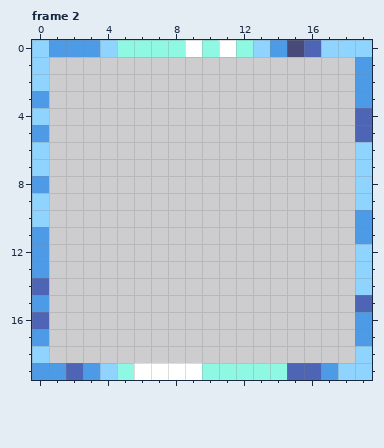
Pixel-art file -- games/Phaser-Snake-Game/public/assets/sprites/UI_InventorySelector.aseprite. The picture above is the old version.
20x20 pixels, 12 frames. Shown: frame 2. The commit also changed other frames, which this record leaves out.
The result:
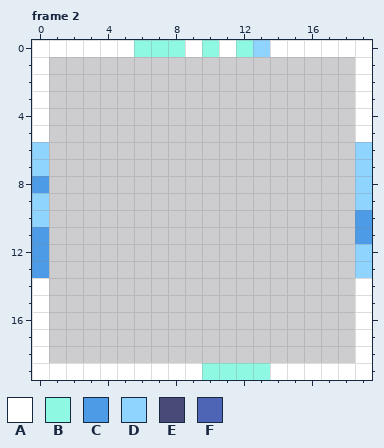
Palette (. is transparent): A #ffffff  B #8ff8e2  C #4d9be6  D #8fd3ff  E #484a77  F #4d65b4
Diff:
Frame 2:
Colour B becomes colour A in row 0 at x 5; in row 19 at x 5 and 14.
Colour C becomes colour A in row 0 at x 1 to 3 and 14; in rows 1 to 2 at x 19; in row 3 at x 0 and 19; in row 5 at x 0; in row 15 at x 0; in row 16 at x 19.
Colour C becomes colour A in row 17 at x 0 and 19; in row 19 at x 0 to 1, 3 and 17.
Colour D becomes colour A in row 0 at x 0, 4 and 17 to 19; in rows 1 to 2 at x 0; in row 4 at x 0; in row 14 at x 19; in row 18 at x 0 and 19; in row 19 at x 4 and 18 to 19.
Colour E becomes colour A in row 0 at x 15.
Colour F becomes colour A in row 0 at x 16; in rows 4 to 5 at x 19; in row 14 at x 0; in row 15 at x 19; in row 16 at x 0; in row 19 at x 2 and 15 to 16.
Boxes around the changes in both pictures, in picture pixels (x1, y1, x2, y2):
changed: (32, 40, 134, 142)
changed: (270, 40, 372, 142)
changed: (32, 278, 134, 380)
changed: (270, 278, 372, 380)
